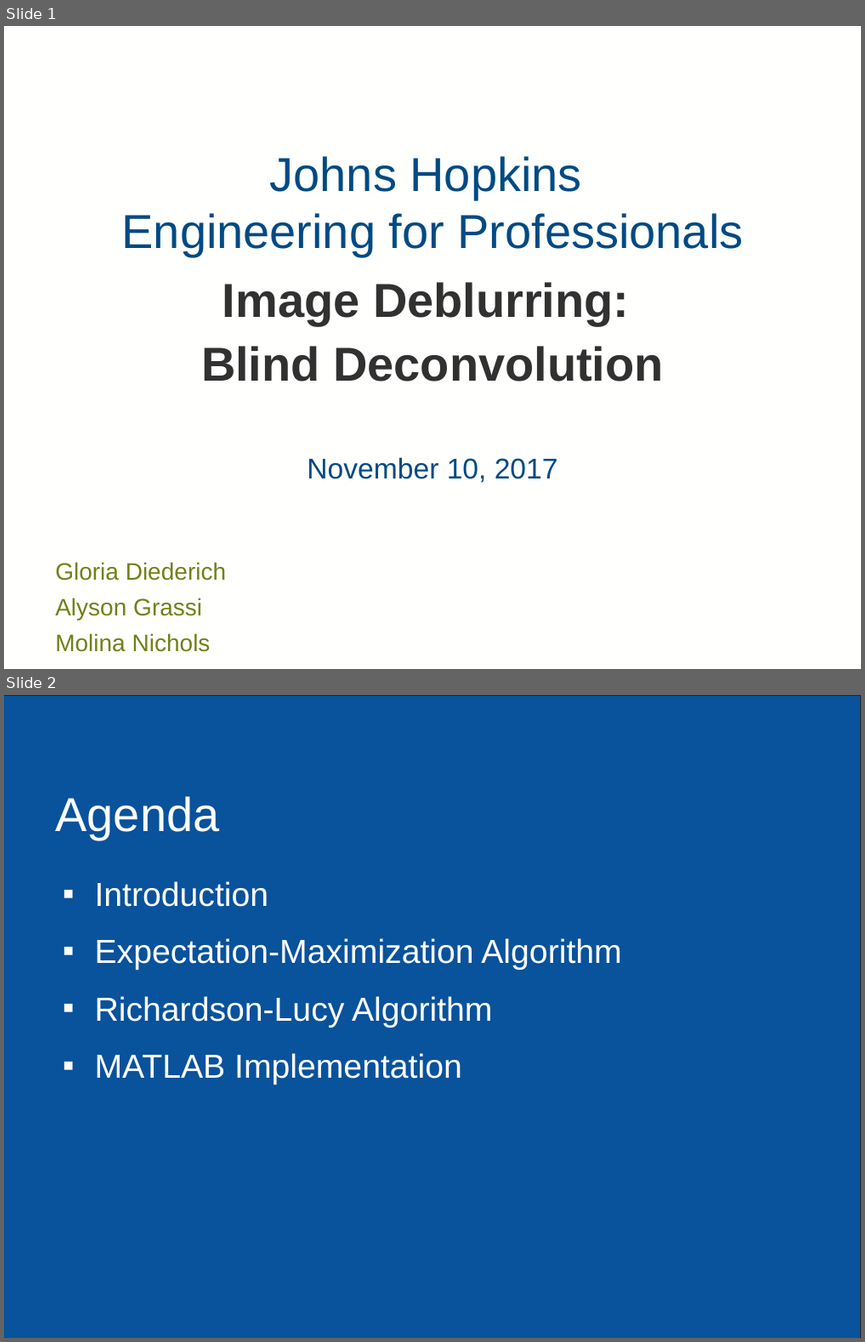
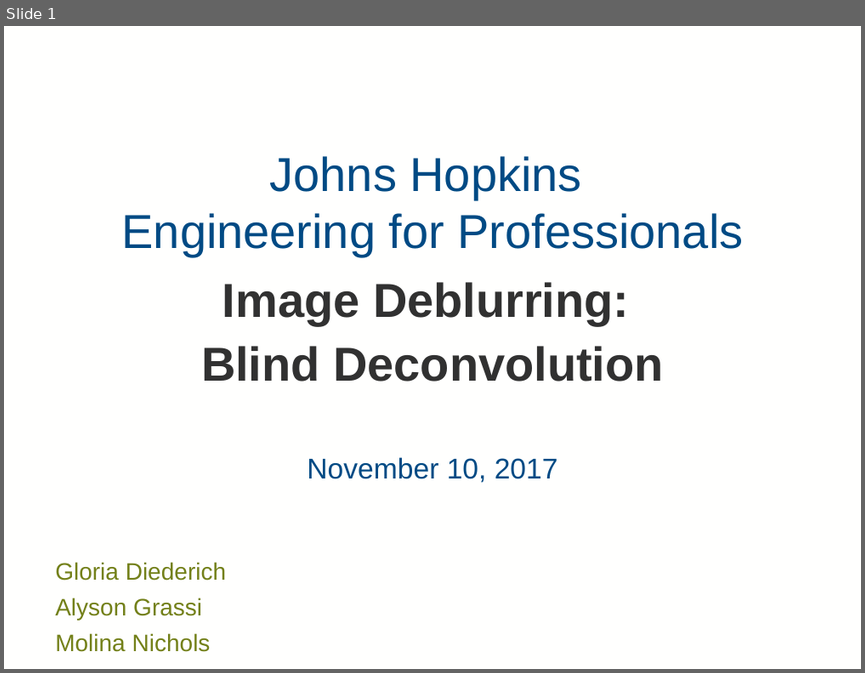
Before and after one commit to mollyn/matrixTheoryProject, a slide deck: Diederich_Grassi_Nichols_PPT.pptx. Shown one above the other, each under a label of ours: slides 1 and 2 before the commit, slide 1 after it. The pictures are 865x1342 and 865x673 pixels, drawn with LibreOffice and Linux fonts; fonts in the diff are those of the drawing; background and template pictures are left out. Boxes give left, top, right and bottom in pixels: in the first picture for what was removed or moved away, otherwise in the second. Text is boxed around its words. In the diff, an @@ line names an element or a change of style, - is before the commit and + after.

```diff
--- a/Diederich_Grassi_Nichols_PPT.pptx
+++ b/Diederich_Grassi_Nichols_PPT.pptx
@@ slide 2 removed at (4,695,861,1338), background #FFFFFE @@
@@ rectangle removed at (4,696,861,1338) @@
@@ title removed at (55,796,219,839) @@
-Agenda
@@ text removed at (95,881,621,1084) @@
-▪ Introduction
-▪ Expectation-Maximization Algorithm
-▪ Richardson-Lucy Algorithm
-▪ MATLAB Implementation
```
Also in this commit, not shown: 6 slides added, 4 other slides removed.
